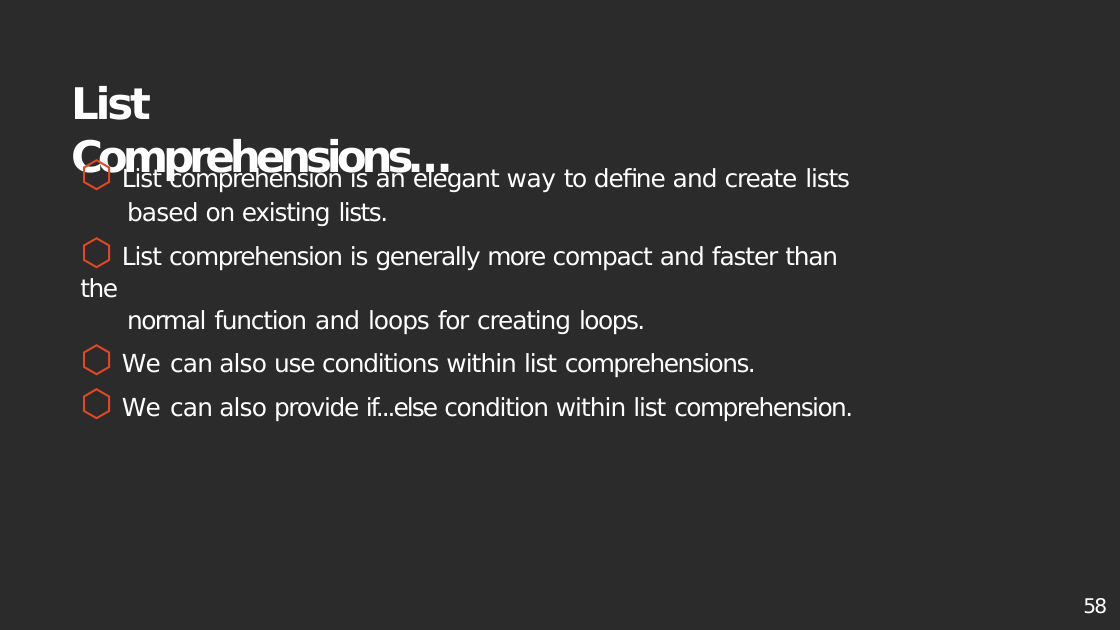
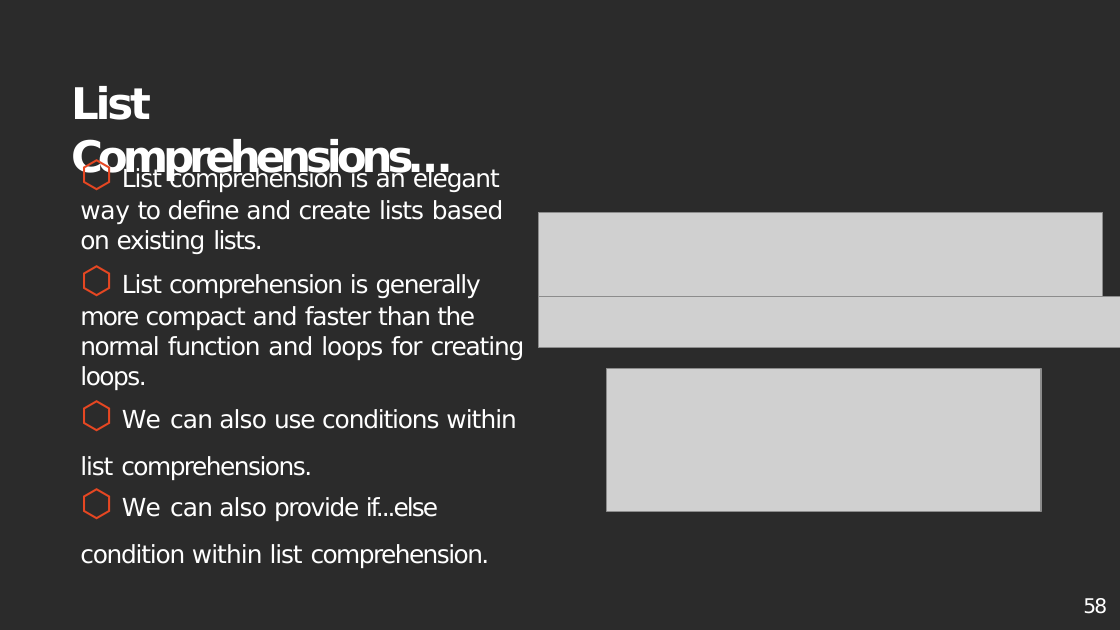
Before and after one commit to deepak404found/newkilo-Python-classes, a slide deck: slide 58 of notes/1. Introduction To python (1)-converted.pptx. Drawn at 1120x630 pixels with LibreOffice and Linux fonts; fonts in the diff are those of the drawing; grey boxes stand for pictures; background and template pictures are left out; a plain dark background stands for a picture behind light text. Boxes give left, top, right and bottom in pixels: in the first picture for what was removed or moved away, otherwise in the second. Text is boxed around its words. In the diff, an @@ line names an element or a change of style, - is before the commit and + after.

```diff
--- a/notes/1. Introduction To python (1)-converted.pptx
+++ b/notes/1. Introduction To python (1)-converted.pptx
@@ text at (80, 166, 525, 390): text changed @@
-⬡ List comprehension is an elegant way to define and create lists
-based on existing lists.
-⬡ List comprehension is generally more compact and faster than the
-normal function and loops for creating loops.
+⬡ List comprehension is an elegant way to define and create lists based on existing lists.
+⬡ List comprehension is generally more compact and faster than the normal function and loops for creating loops.
@@ picture added at (539, 213, 1102, 323) @@
@@ picture added at (539, 297, 1120, 348) @@
@@ picture added at (607, 368, 1042, 512) @@
```
Also in this commit, not shown: 3 other files.
